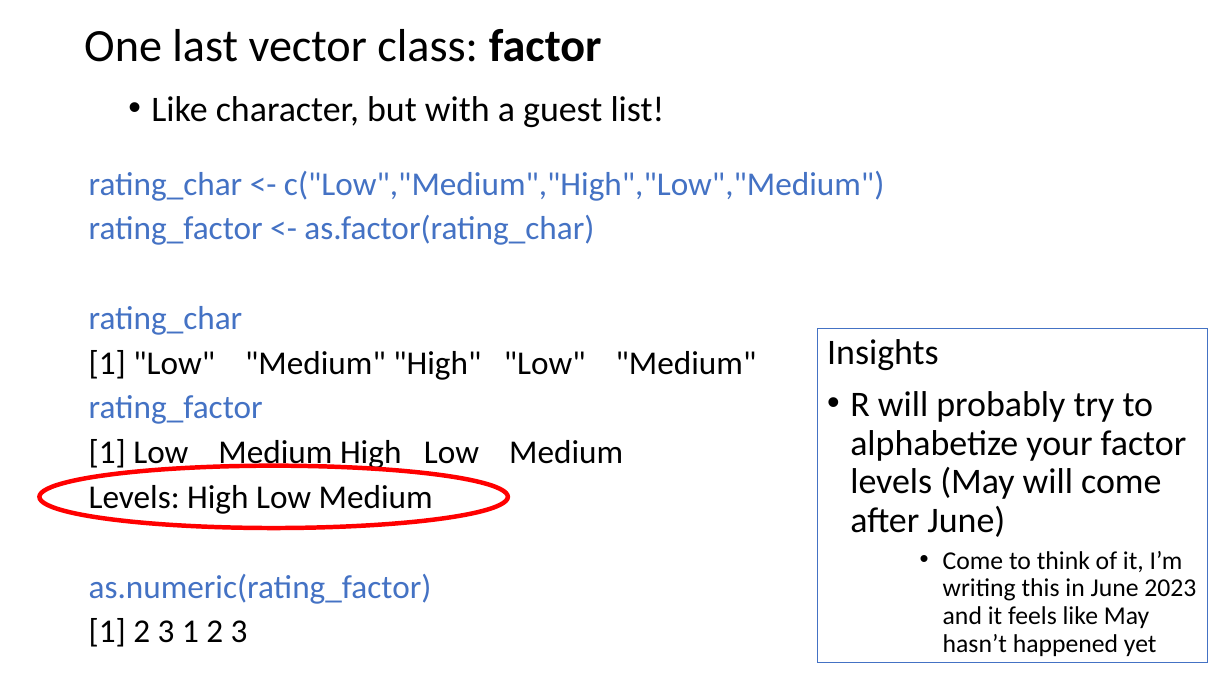
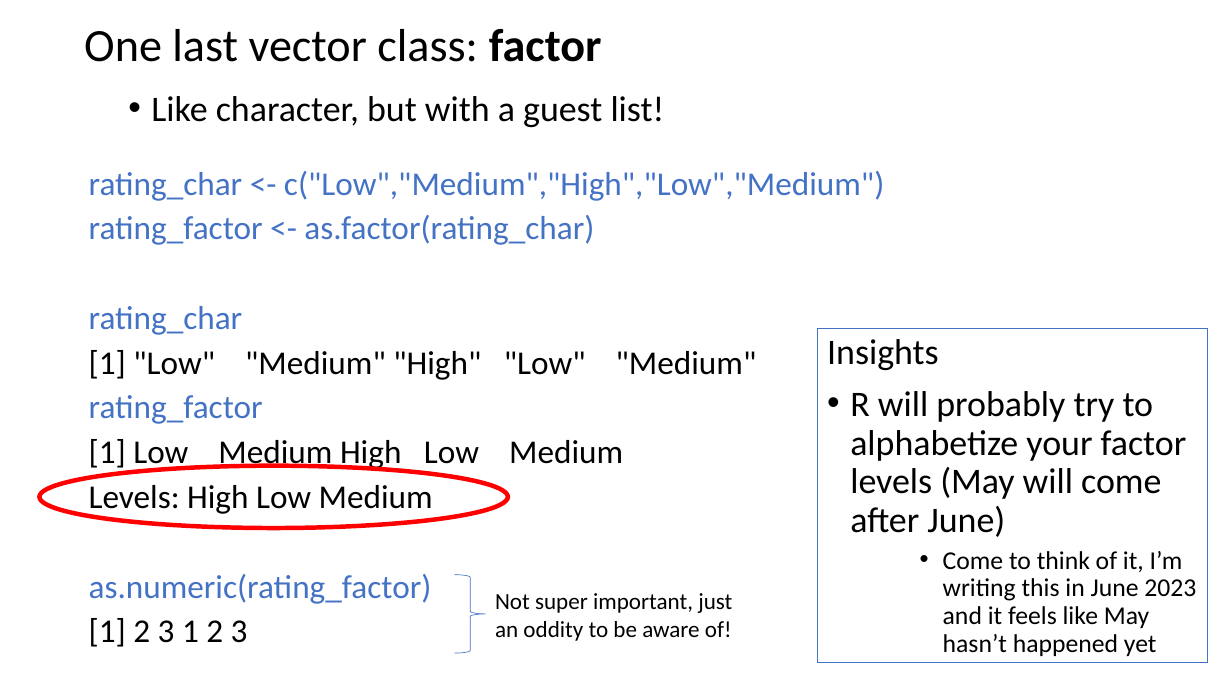
Before and after one commit to justinpriest/ADFG_R_Intro_Workshop, a slide deck: slide 31 of presentations/3 - Programming Basics 1 - Poke the Box.pptx. Drawn at 1232x693 pixels with LibreOffice and Linux fonts; fonts in the diff are those of the drawing. Boxes give left, top, right and bottom in pixels: in the first picture for what was removed or moved away, otherwise in the second. Text is boxed around its words. In the diff, an @@ line names an element or a change of style, - is before the commit and + after.

```diff
--- a/presentations/3 - Programming Basics 1 - Poke the Box.pptx
+++ b/presentations/3 - Programming Basics 1 - Poke the Box.pptx
@@ right brace added at [455,575,486,653], outline #4472C4 0.5 pt @@
@@ text added at [495,593,732,641], 18 pt, text #000000 @@
+Not super important, just an oddity to be aware of!
```
Also in this commit, not shown: 3 other files.
